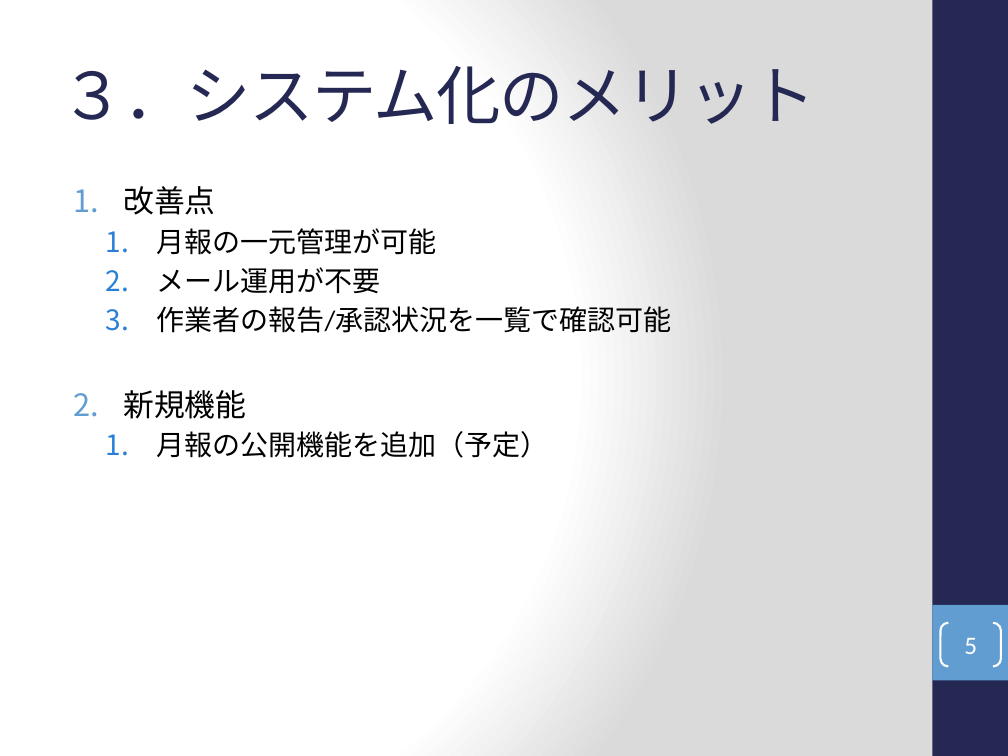
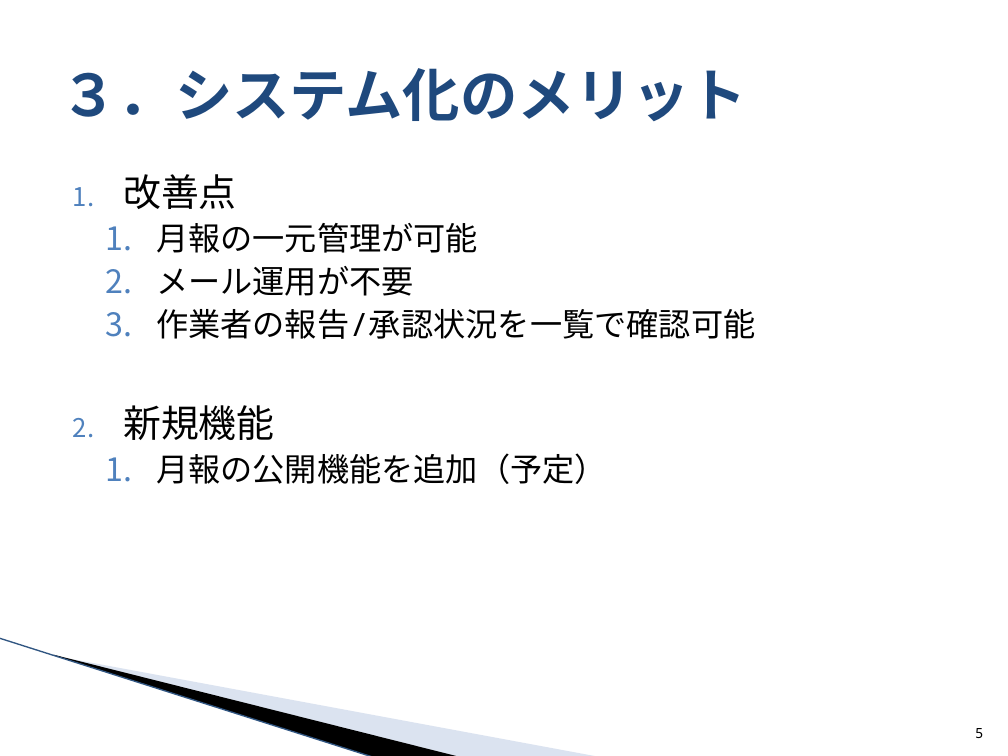
Before and after one commit to around7days/AppFreeMemo, a slide deck: slide 5 of 月報システム化提案.pptx. Drawn at 1008x756 pixels with LibreOffice and Linux fonts; fonts in the diff are those of the drawing; background and template pictures are left out. Boxes give left, top, right and bottom in pixels: in the first picture for what was removed or moved away, otherwise in the second. Text is boxed around its words. In the diff, an @@ line names an element or a change of style, - is before the commit and + after.

```diff
--- a/月報システム化提案.pptx
+++ b/月報システム化提案.pptx
@@ background gradient #FFFFFF to #DADADA to #FFFFFF @@
@@ rectangle removed at bbox=[932, 0, 1008, 756] @@
@@ title "３．システム化のメリット" at bbox=[60, 68, 747, 121]: size 46 to 41 pt, font Cambria to Noto Sans Mono, text colour #242852 to #1F497D, letter spacing -1 to 0 pt, bold on @@
@@ text "改善点": place and size @@
-text "改善点" at bbox=[123, 186, 672, 458]
+text "改善点" at bbox=[123, 174, 755, 484]
@@ text "改善点" at bbox=[123, 174, 755, 484]: size 22 to 27 pt in "改善点", "新規機能"; font Calibri to Noto Sans Mono; size 20 to 23 pt in "月報の一元管理が可能", "メール運用が不要", "作業者の報告/承認状況を一覧で確認可能", "月報の公開機能を追加（予定）"; bullet colour #629DD1 to #4F81BD; bullet colour #297FD5 to #4F81BD @@
@@ rectangle removed at bbox=[932, 605, 1008, 680] @@
@@ line added from (0, 638) to (374, 756), #9EB3D6 0.95 pt @@
@@ freeform shape added at bbox=[53, 654, 461, 756], fill #000000 @@
@@ freeform shape added at bbox=[55, 655, 600, 756], fill #A7B9DB at 40% opacity @@
@@ page number: place and size @@
-page number at bbox=[940, 623, 1001, 666]
+page number at bbox=[975, 728, 983, 738]
@@ page number at bbox=[975, 728, 983, 738]: size 18 to 10 pt, font Calibri to Noto Sans Mono, text colour #FFFFFF to #000000; alignment centre to right; vertical alignment middle to bottom; outline #FFFFFF 1.5 pt to none @@
```
Also in this commit, not shown: 12 other slides changed, 2 other files.
